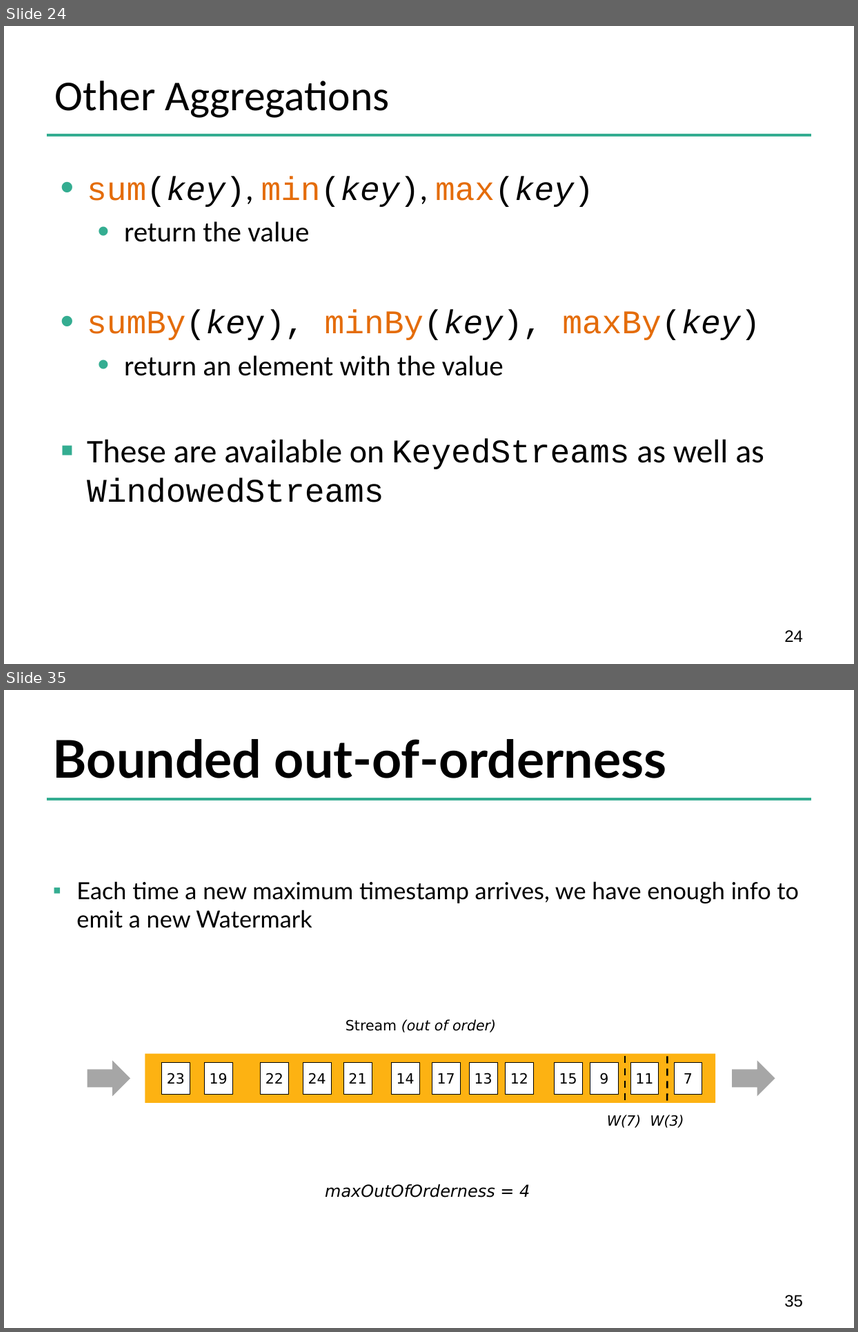
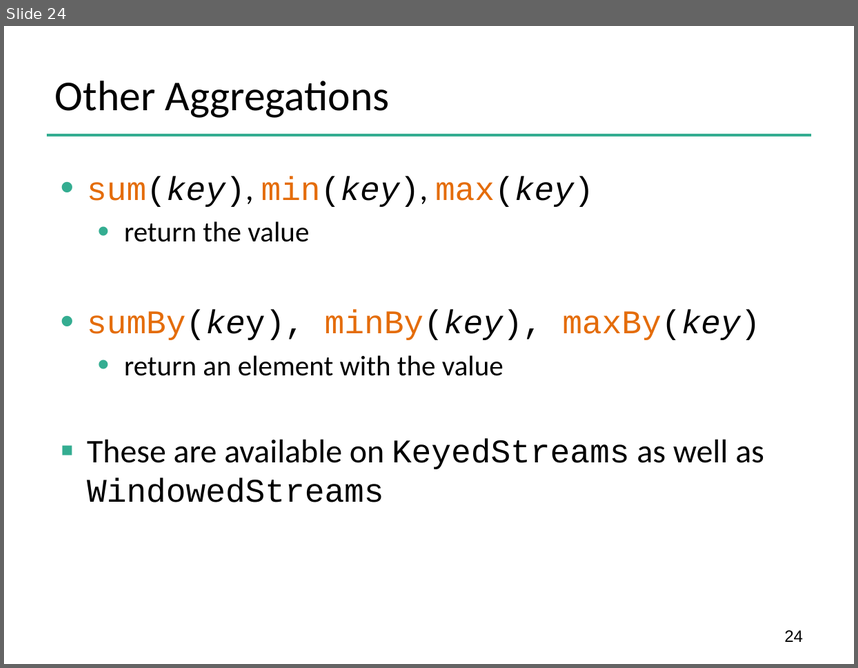
Before and after one commit to dataArtisans/flink-training-web, a slide deck: slides/flink_stream_windows.pptx. Shown one above the other, each under a label of ours: slides 24 and 35 before the commit, slide 24 after it; the slides between them are not shown. The pictures are 858x1332 and 858x668 pixels, drawn with LibreOffice and Linux fonts; fonts in the diff are those of the drawing; background and template pictures are left out. Boxes give left, top, right and bottom in pixels: in the first picture for what was removed or moved away, otherwise in the second. Text is boxed around its words. In the diff, an @@ line names an element or a change of style, - is before the commit and + after.

```diff
--- a/slides/flink_stream_windows.pptx
+++ b/slides/flink_stream_windows.pptx
@@ slide 35 removed at (4,690,854,1328), background #FFFFFF; not listed: 1 template element that a slide beside it also shows @@
@@ title removed at (53,739,667,778) @@
-Bounded out-of-orderness
@@ text removed at (76,881,799,928) @@
-▪ Each time a new maximum timestamp arrives, we have enough info to emit a new Watermark
@@ text removed at (346,1019,496,1032) @@
-Stream (out of order)
@@ right arrow removed at (87,1060,131,1096) @@
@@ rectangle removed at (145,1054,715,1103) @@
@@ line removed from (624, 1056) to (624, 1103) @@
@@ line removed from (667, 1056) to (667, 1105) @@
@@ right arrow removed at (732,1060,775,1096) @@
@@ rectangle removed at (162,1063,190,1094) @@
-23
@@ rectangle removed at (205,1063,232,1094) @@
-19
@@ rectangle removed at (261,1063,289,1094) @@
-22
@@ rectangle removed at (303,1063,331,1094) @@
-24
@@ rectangle removed at (344,1063,372,1094) @@
-21
@@ rectangle removed at (392,1063,419,1094) @@
-14
@@ rectangle removed at (432,1063,461,1094) @@
-17
@@ rectangle removed at (469,1063,497,1094) @@
-13
@@ rectangle removed at (506,1063,534,1094) @@
-12
@@ rectangle removed at (554,1063,582,1094) @@
-15
@@ rectangle removed at (590,1063,618,1094) @@
-9
@@ rectangle removed at (631,1063,659,1094) @@
-11
@@ rectangle removed at (674,1063,702,1094) @@
-7
@@ text removed at (607,1114,641,1127) @@
-W(7)
@@ text removed at (650,1114,684,1127) @@
-W(3)
@@ text removed at (325,1183,530,1197) @@
-maxOutOfOrderness = 4
@@ page number removed at (784,1294,803,1307) @@
-35
```
Also in this commit, not shown: 3 slides changed, 1 slide added, 21 other slides removed, 40 other files.
